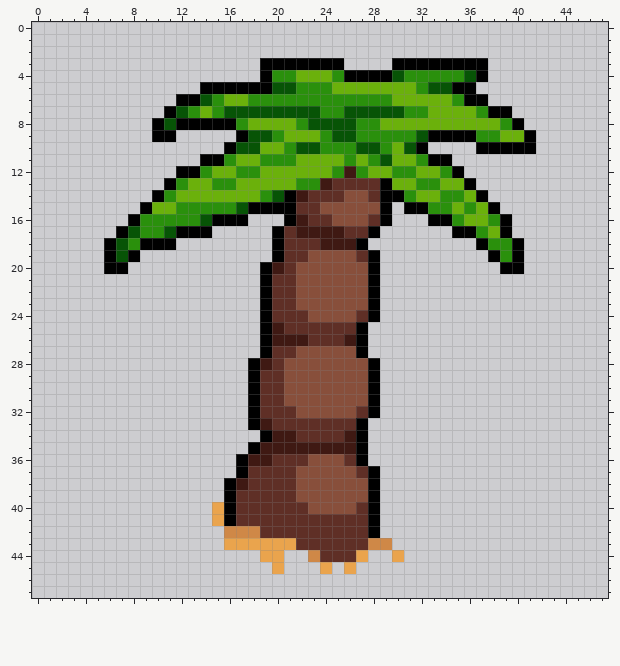
File history of a pixel-art sprite, sprites/areas/Coast/Props/sprPalm.png. That is the earlier state.
The file is 48x48 pixels.
After:
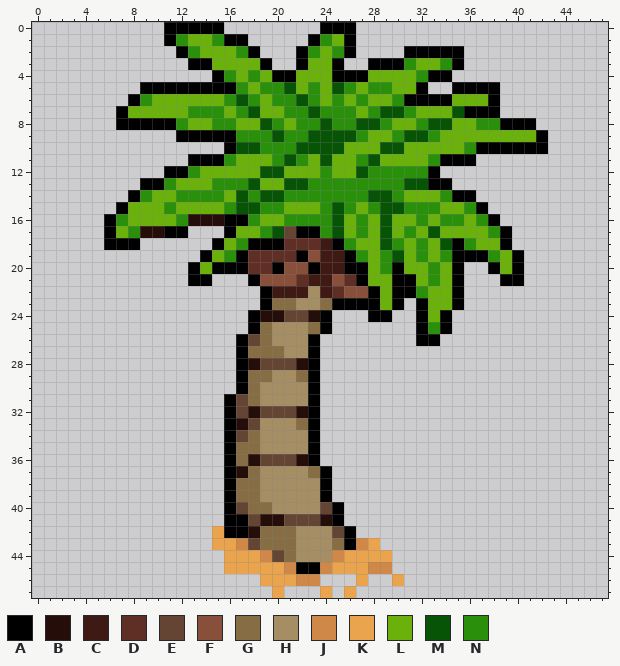
Palette (. is transparent): A #000000  B #250d09  C #3f1913  D #5f2f26  E #644533  F #884f3b  G #866d44  H #a68e64  J #cf8847  K #eaa44d  L #6bb10b  M #075406  N #2a900c
Log entry: Added new palm tree & cat sprites
What changed:
@@ x 0..47 @@
- 0 ................................................
- 1 ................................................
- 2 ................................................
- 3 ...................AAAAAAA....AAAAAAAA..........
- 4 ...................ANNLLLNAAAAMNNNNNMA..........
- 5 ..............AAAAAAMMNNNLLLLLLLNMMAA...........
- 6 ............AAMNLLNNNNNNNNNNNNLLLLLNAA..........
- 7 ...........AMNLNMMMMMMMMNNMMMMMNNLLLLNAA........
- 8 ..........AMAAAAANLLLLNMMMMNNLLLLLLLLLLNA.......
- 9 ..........AA.....AMMNLLLNMMNNNNNMAAAANNLLA......
-10 ................AMMLLNMMNNNMMNLMA....AAAAA......
-11 ..............AANLLNNNLLLLNLNMLLNAA.............
-12 ............AANLLNNLLLLLLNCNLLNNLLNA............
-13 ...........ANLLNNLLLLLNNCDDDDALLNNLLA...........
-14 ..........ANLLLLLLLNMACDDDFFDAANLLNNLA..........
-15 .........ALLNNNNNMAAAADDFFFFFA.AANNLNLA.........
-16 ........ANNNNNMAAA...ACDDFFFDA...AANLLNA........
-17 .......AMNNMAAA.....ADCCCCDDA......AANLA........
-18 ......AMNAAA........ADDDCCCA.........ANNA.......
-19 ......AMA...........ADDFFFFDA.........ANA.......
-20 ......AA...........ACDFFFFFFA..........AA.......
-21 ...................ADDFFFFFFA...................
-22 ...................ADDFFFFFFA...................
-23 ...................ADDFFFFFFA...................
-24 ...................ADDDFFFFDA...................
-25 ...................ACDDDDDDA....................
-26 ...................ACCCDDDCA....................
-27 ...................ADDFFFFFA....................
-28 ..................ACDFFFFFFFA...................
-29 ..................ADDFFFFFFFA...................
-30 ..................ADDFFFFFFFA...................
-31 ..................ADDFFFFFFFA...................
-32 ..................ADDDFFFFFDA...................
-33 ..................ACDDDDDDDA....................
-34 ...................ACCDDDDCA....................
-35 ..................ACCCCCCCCA....................
-36 .................ACCDDDFFFDA....................
-37 .................ADDDDFFFFFDA...................
-38 ................ACDDDDFFFFFFA...................
-39 ................ADDDDDFFFFFFA...................
-40 ...............KADDDDDDFFFFDA...................
-41 ...............KADDDDDDDDDDDA...................
-42 ................JJJDDDDDDDDDA...................
-43 ................KKKKKKDDDDDDJJ..................
-44 ...................KK..JDDDK..K.................
-45 ....................K...K.K.....................
-46 ................................................
-47 ................................................
+ 0 ...........AAAAA........AAA.....................
+ 1 ...........ANLLNAA.....ANLA.....................
+ 2 ............ANLLLNA...ANLNA....AAAAA............
+ 3 .............AALLLLA..ALLA..AAANLLNA............
+ 4 ...............ANLNLAALLLAAALLLLNAA.............
+ 5 .........AAAAAAAANLNNMLNLMNLNNLLA..AAAA.........
+ 6 ........ANLLLLLLNMNLNNMNLNLNLLNAAAALLLA.........
+ 7 .......ALLLLLNNNLNMLLNNMNNNLNMMNLLLMAAA.........
+ 8 .......AAAAANLLNNLLMNLNNMNNMMNLLNMMLLNNAAA......
+ 9 ............AAAAANNNMNNMMMMNLLNMMNLLLLLLLLA.....
+10 ................AMMNNNMMMMLLLMMLLLLLNAAAAAA.....
+11 .............AAANLLLNMNLMLLNMLLLLNAAA...........
+12 ...........AANLLLLLMMLLLNLLMNNNNNA..............
+13 .........AANLLLNNNMLLMMNNNNNNNNMMAA.............
+14 ........ANLLNNNNLMNMMNNNNNNNMMNLLLNAA...........
+15 .......ALLLNLLLLNMMNNLLLNMNLNMMNNNLLNA..........
+16 ......ANLLLLNBBBAANLLNNNNMLNLMLLNLNNLNA.........
+17 ......ALNBBAA...ALLNMEAANMLNLMLNLMLLLLNA........
+18 ......AAA......ALNAAADDDCANLLMNLNLMANLLA........
+19 ..............ALNADDDDAFCCANLNMLNLNAAANLA.......
+20 .............ALAAADDAFFACCAALNALLNLA..ALA.......
+21 .............AA...AFFFDCCFDALLAALNLA...AA.......
+22 ...................ACCCHCDFFALAANLLA............
+23 ...................AGGHHGAAAALA.ALLA............
+24 ..................ABBEEBA...AA..ALA.............
+25 ..................AGHHHGA.......ANA.............
+26 .................AEGHHHA........AA..............
+27 .................AGGGHHA........................
+28 .................ABEEEBA........................
+29 .................AGGHHGA........................
+30 .................AGHHHHA........................
+31 ................AEGHHHHA........................
+32 ................AEBEEEBA........................
+33 ................ABEHHHGA........................
+34 ................AEGHHHHA........................
+35 ................AGGHHHHA........................
+36 ................AGBEEEBA........................
+37 ................ABGHHHHGA.......................
+38 ................AGGHHHHHA.......................
+39 ................AGGHHHHHA.......................
+40 ................AEGGHHHHEA......................
+41 ................AAEBBEEEBA......................
+42 ...............KAABGGGHHHEA.....................
+43 ...............KKJEGGGHHHGAJK...................
+44 ................KKKJEGHHHJKKKK..................
+45 ................KKKKKJAAJKKKJJ..................
+46 ...................KKKJJ...K..K.................
+47 ....................K...K.K.....................
Pixel boxes of the changes (left, top, right, bottom) in both pictures:
changed: (104, 22, 548, 598)
